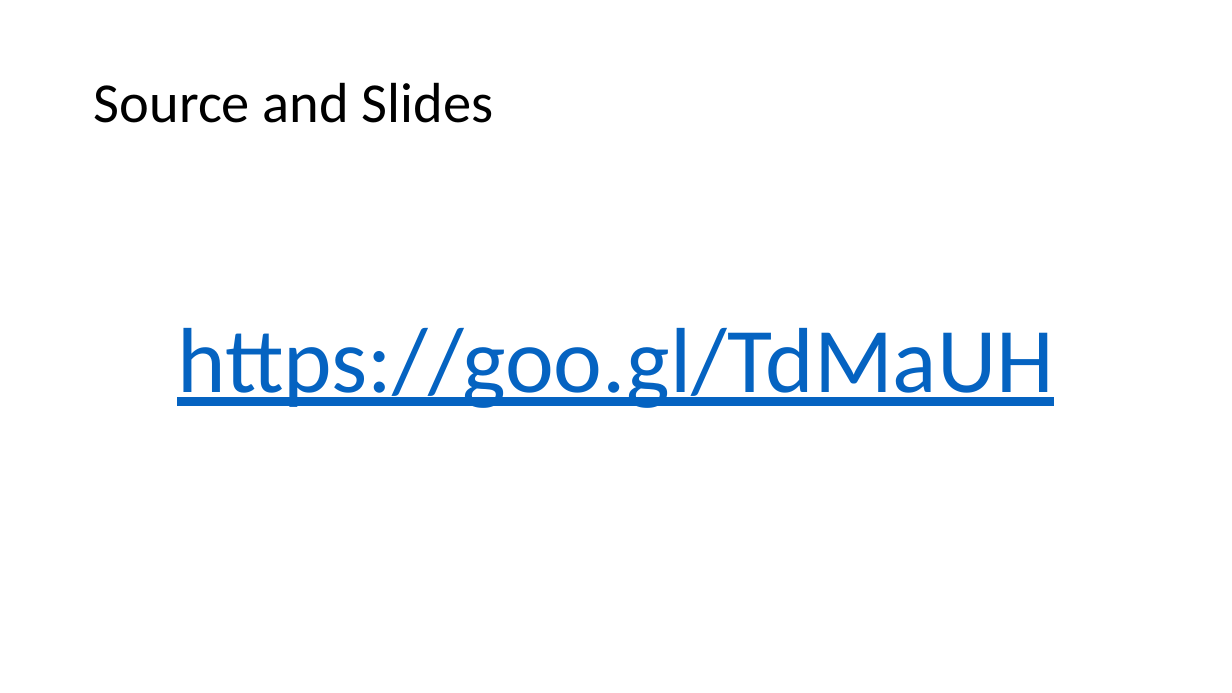
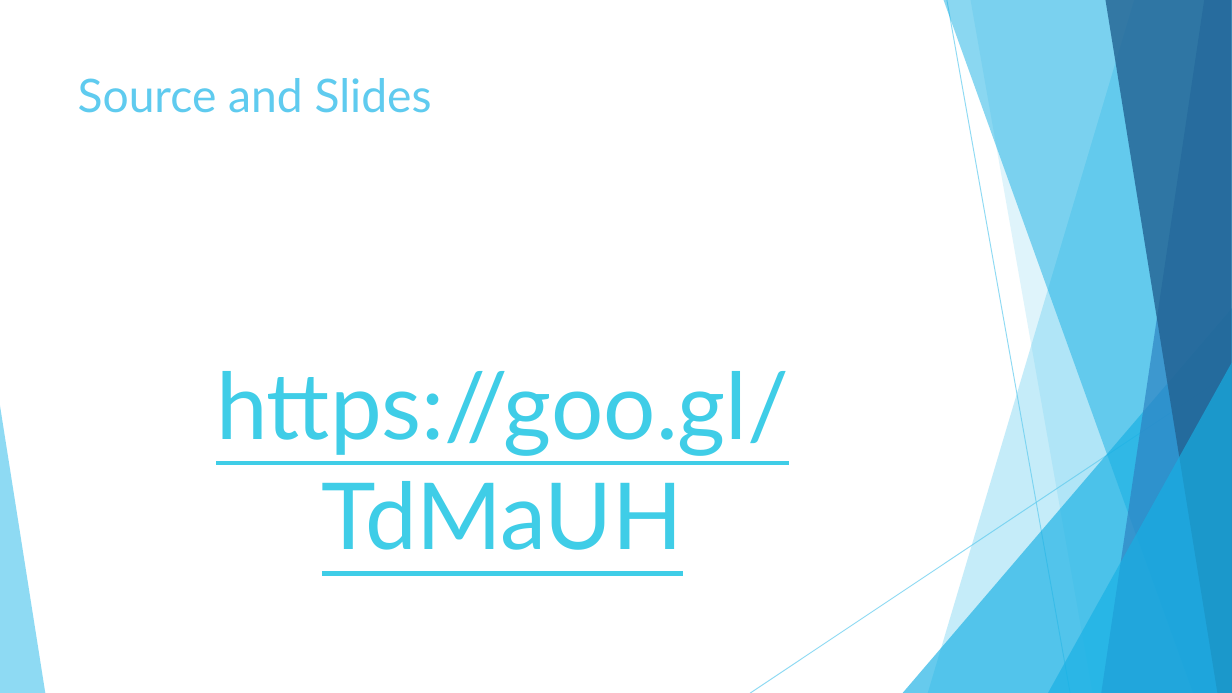
Before and after one commit to EnterpriseProductsLP/tag-tech-spikes, a slide deck: slide 3 of src/end-to-end-example/Presentation/Clean Architecture with .Net Core.pptx. Drawn at 1232x693 pixels with LibreOffice and Linux fonts; fonts in the diff are those of the drawing. Boxes give left, top, right and bottom in pixels: in the first picture for what was removed or moved away, otherwise in the second. Text is boxed around its words. In the diff, an @@ line names an element or a change of style, - is before the commit and + after.

```diff
--- a/src/end-to-end-example/Presentation/Clean Architecture with .Net Core.pptx
+++ b/src/end-to-end-example/Presentation/Clean Architecture with .Net Core.pptx
@@ title "Source and Slides": place and size @@
-title "Source and Slides" at [94, 82, 494, 123]
+title "Source and Slides" at [78, 78, 432, 113]
@@ title "Source and Slides" at [78, 78, 432, 113]: size 44 to 36 pt, font Calibri to Lato, text colour #000000 to #5FCBEF; line spacing 0.9 to 1; vertical alignment middle to top @@
@@ text "https://goo.gl/TdMaUH": place and size @@
-text "https://goo.gl/TdMaUH" at [177, 328, 1054, 408]
+text "https://goo.gl/TdMaUH" at [216, 371, 789, 550]
@@ text "https://goo.gl/TdMaUH" at [216, 371, 789, 550]: font Calibri to Lato, text colour #0563C1 to #3FCDE7; line spacing 0.9 to 1 @@
@@ group added at [0, 0, 1232, 693]: 5 freeform shapes, 3 triangles, 2 lines @@
```
Also in this commit, not shown: 15 other slides changed, 4 other files.
